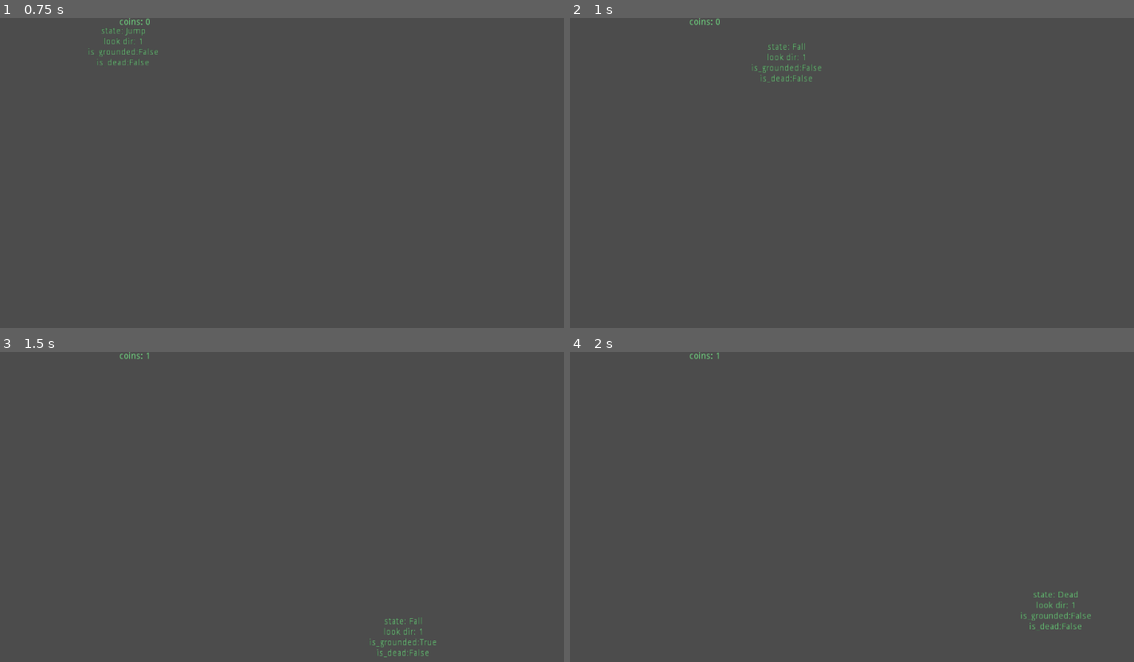
Above: before the commit, frames 1-4 (two rows, left to right).
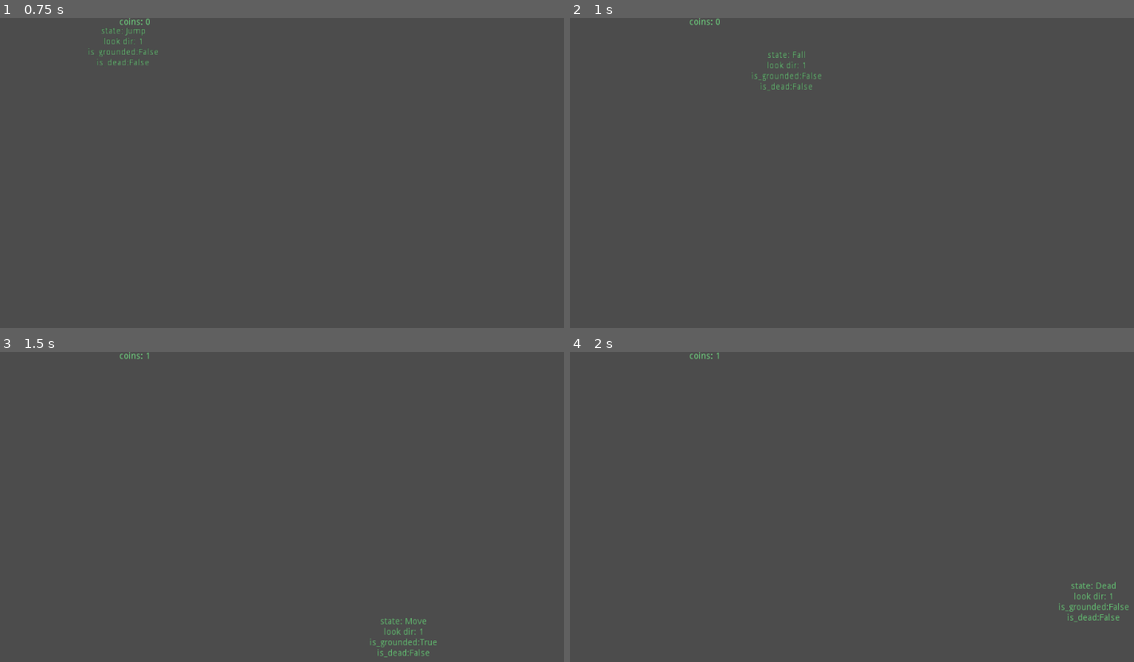
Above: after the commit, the same moments.

Repository: vicious987/slimeboy
Game: Godot game, scene res://Gameworld.tscn
The game is run twice, just before and just after one commit, with the same random seed, the same clock (stepped at 60 frames per second) and the same inputs.
Inputs:
- Up to frame 1 (0.75 s): hold D (move_right) from 0.53 s (still down); hold W (jump) from 0.53 s (still down)
- Up to frame 2 (1 s): keep holding D (move_right); keep holding W (jump)
- Up to frame 3 (1.5 s): keep holding D (move_right); release W (jump) at 1.28 s; tap W (jump) at 1.35 s
- Up to frame 4 (2 s): keep holding D (move_right); tap W (jump) at 1.52, 1.82 s

Frame 1 is identical in both runs. In frame 2, 0.4% of the frame differs, in the area x 32-45%, y 7-24%; in frame 3, 0.2%; in frame 4, 0.6%, in the area x 79-100%, y 74-90%.

Commit message:
change state so they reference common motion

Diff:
--- a/Player.gd
+++ b/Player.gd
@@ -4,6 +4,7 @@
 var double_jump = true
 var is_dead = false
 var coins = 0
+var motion = Vector2()
 #onready var player_motion = $KinematicBody2D2.current_state.qwe
 onready var STATE_MACHINE = $KinematicBody2D
 onready var DEBUG_LABEL = $KinematicBody2D/Label
--- a/project.godot
+++ b/project.godot
@@ -19,11 +19,6 @@
 "language": "GDScript",
 "path": "res://states/GroundState.gd"
 }, {
-"base": "AirState",
-"class": "JumpState",
-"language": "GDScript",
-"path": "res://states/Jump.gd"
-}, {
 "base": "Node",
 "class": "State",
 "language": "GDScript",
@@ -32,7 +27,6 @@
 _global_script_class_icons={
 "AirState": "",
 "GroundState": "",
-"JumpState": "",
 "State": ""
 }
 
--- a/states/FallState.gd
+++ b/states/FallState.gd
@@ -1,4 +1,4 @@
-extends AirState
+extends State
 
 export var horizontal_maneuverability:int = 600
 
@@ -10,19 +10,25 @@
 
 func handle_input(event:InputEvent) -> void:
 	return												#! DISABLES DOUBLE JUMP
-	if event.is_action_pressed("jump") and owner.double_jump:
-		owner.double_jump = false
-		emit_signal("done", "Jump")
+	#if event.is_action_pressed("jump") and false:# fixit
+		#double_jump = false
+		#emit_signal("done", "Jump")
+# ^^^^^^^^^ its fucked somehow, doesnt inherit signal?????
+func update(host:KinematicBody2D, delta) -> void:
+	#.update(host, delta) vvvvv
+	input_direction = get_input_direction()
+	update_look_direction(input_direction)
 
-func update(host:KinematicBody2D, delta) -> void:
-	.update(host, delta)
+	if input_direction == -1 and host.get_node("SurfaceDetector").is_next_to_left_wall(): #fix
+		emit_signal("done", "Wallslide")
+	# ^^^ its from airstate
 
-	if host.is_on_floor() and motion.y >= 0:
+	if host.is_on_floor() and player_body.motion.y >= 0:
 		if input_direction:
 			emit_signal("done", "Move")
 		else:
 			emit_signal("done", "Idle")
 
 	apply_gravity()
-	motion.x = input_direction * horizontal_maneuverability
-	host.move_and_slide(motion, Vector2.UP)
+	player_body.motion.x = input_direction * horizontal_maneuverability
+	host.move_and_slide(player_body.motion, Vector2.UP)
--- a/states/IdleState.gd
+++ b/states/IdleState.gd
@@ -11,7 +11,7 @@
 		emit_signal("done", "Move")
 
 	apply_gravity()
-	host.move_and_slide(motion)
+	host.move_and_slide(player_body.motion)
 	#print(motion)
 
 func exit(host):
--- a/states/Jump.gd
+++ b/states/Jump.gd
@@ -1,26 +1,32 @@
-extends AirState
-class_name JumpState
+extends State
 
-export var jump_force:int = 1800
+export var jump_force:float = 1800
 var final_jump_force = jump_force + max_gravity_speed
-export var horizontal_maneuverability:int = 600
+export var horizontal_maneuverability:float = 600
 
 func enter(host):
 	.enter(host)
-	motion.y = -final_jump_force
+	player_body.motion.y = -final_jump_force
 
 func handle_input(event: InputEvent) -> void:
 	if event.is_action_released("jump"):
-		motion.y = 0
+		player_body.motion.y = 0
 
 func update(host:KinematicBody2D, delta):
-	.update(host, delta)
-	if motion.y > 0:
+	#.update(host, delta)
+	# VVVVVVVVV airstate
+	input_direction = get_input_direction()
+	update_look_direction(input_direction)
+
+	if input_direction == -1 and host.get_node("SurfaceDetector").is_next_to_left_wall(): #fix
+		emit_signal("done", "Wallslide")
+	# ^^^^ airstate code
+	if player_body.motion.y > 0:
 		emit_signal("done", "Fall")
 
 	apply_gravity()
-	motion.x = input_direction * horizontal_maneuverability
-	host.move_and_slide(motion, Vector2.UP)
+	player_body.motion.x = input_direction * horizontal_maneuverability
+	host.move_and_slide(player_body.motion, Vector2.UP)
 	#print(motion)
 
 func exit(host):
--- a/states/MoveState.gd
+++ b/states/MoveState.gd
@@ -12,14 +12,14 @@
 
 	apply_gravity()
 	if input_direction:
-		motion.x = lerp(motion.x, input_direction * move_speed, acc_factor)
+		player_body.motion.x = lerp(player_body.motion.x, input_direction * move_speed, acc_factor)
 	else:
-		motion.x = lerp(motion.x, 0, 0.15)
-		if abs(motion.x) < 32:
-			motion.x = 0
+		player_body.motion.x = lerp(player_body.motion.x, 0, 0.15)
+		if abs(player_body.motion.x) < 32:
+			player_body.motion.x = 0
 			emit_signal("done", "Idle")
 
-	host.move_and_slide(motion, Vector2.UP)
+	host.move_and_slide(player_body.motion, Vector2.UP)
 	#print(motion)
 
 func exit(host):
--- a/states/State.gd
+++ b/states/State.gd
@@ -15,16 +15,15 @@
 	return
 
 #Helper stuff
-var motion = Vector2()
+#var motion = Vector2()
 export var max_gravity_speed:int = 1000
 export var gravity_speed:int = 200
 var input_direction:int
 var jumps_left:int
+var player_body:KinematicBody2D
 
 func apply_gravity() -> void:
-	#if motion.y < max_gravity_speed:
-	#	motion.y = min(motion.y + gravity_speed, max_gravity_speed)
-	motion.y = lerp(motion.y, max_gravity_speed, 0.075)
+	player_body.motion.y = lerp(player_body.motion.y, max_gravity_speed, 0.075)
 
 func get_input_direction() -> int:
 	return int(Input.is_action_pressed("move_right")) - int(Input.is_action_pressed("move_left"))
--- a/states/StateMachine.gd
+++ b/states/StateMachine.gd
@@ -2,6 +2,7 @@
 
 var current_state = null
 var previous_state = null
+var motion = Vector2()
 onready var state_map = {}
 
 func die():
@@ -12,13 +13,13 @@
 	get_parent().coins += 1
 	print("BIG UPS!")
 
-
 func _ready():
 	for c in $States.get_children():
 		state_map[c.name] = c
 	current_state = state_map["Idle"]
 	for s in state_map.values():
 		s.connect("done", self, "_on_State_done")
+		s.player_body = self
 
 func _input(event):
 	current_state.handle_input(event)
@@ -32,4 +33,4 @@
 
 func _physics_process(delta):
 	current_state.update(self, delta)
-	#print(current_state.motion)
+	print(motion)
--- a/states/Wallslide.gd
+++ b/states/Wallslide.gd
@@ -3,7 +3,7 @@
 #make it handle both sides
 
 func enter(host:KinematicBody2D) -> void:
-	motion.x = 0
+	player_body.motion.x = 0
 
 func exit(host:KinematicBody2D) -> void:
 	return
@@ -16,7 +16,7 @@
 	if  not host.get_node("SurfaceDetector").is_next_to_left_wall(): #fix surface det ref
 		emit_signal("done", "Fall")
 
-	if motion.y > 0:
-		motion.y = motion.y * 0.5
+	if player_body.motion.y > 0:
+		player_body.motion.y = player_body.motion.y * 0.5
 	apply_gravity()
-	host.move_and_slide(motion, Vector2.UP)
+	host.move_and_slide(player_body.motion, Vector2.UP)
